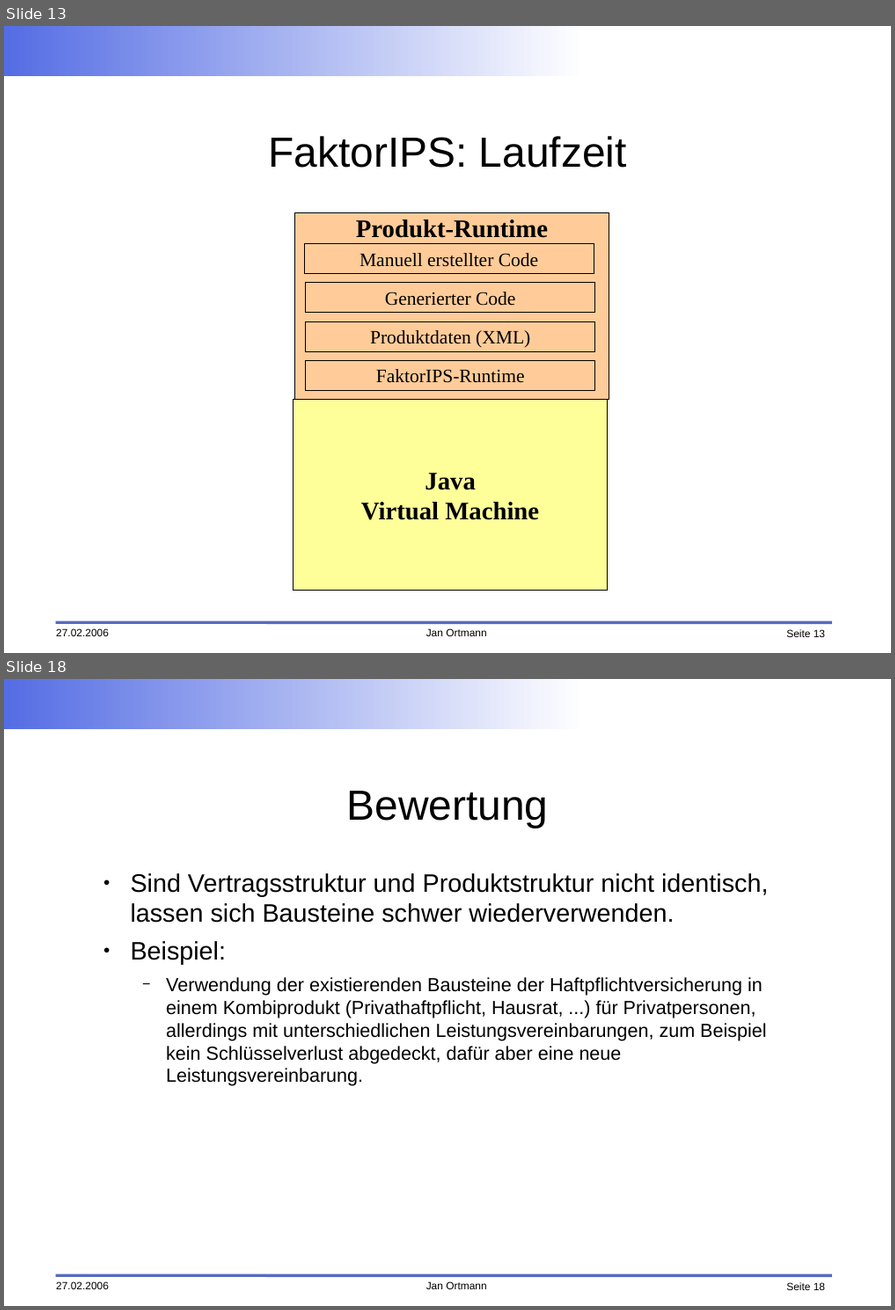
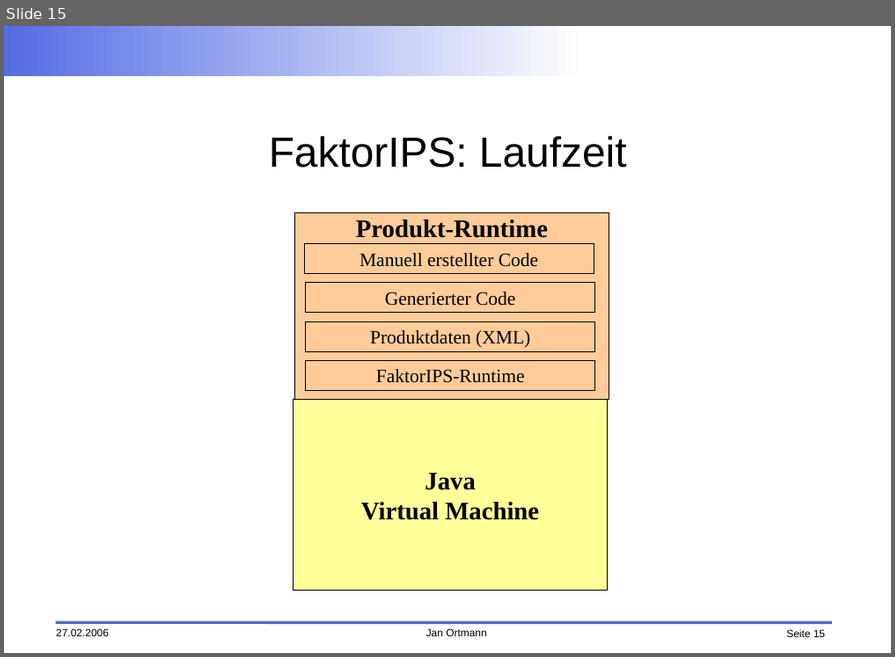
Before and after one commit to faktorips/faktorips.base, a slide deck: org.faktorips.doc/presentations/FaktorIPS-Grundlagen.odp. Shown one above the other, each under a label of ours: slides 13 and 18 before the commit, slide 15 after it; the slides between them are not shown. The pictures are 895x1310 and 895x657 pixels, drawn with LibreOffice and Linux fonts; fonts in the diff are those of the drawing; background and template pictures are left out. Boxes give left, top, right and bottom in pixels: in the first picture for what was removed or moved away, otherwise in the second. Text is boxed around its words. In the diff, an @@ line names an element or a change of style, - is before the commit and + after.

```diff
--- a/org.faktorips.doc/presentations/FaktorIPS-Grundlagen.odp
+++ b/org.faktorips.doc/presentations/FaktorIPS-Grundlagen.odp
@@ slide 18 removed at [4, 679, 891, 1306], background #FFFFFF; not listed: 5 template elements that a slide beside it also shows @@
@@ title removed at [347, 791, 549, 828] @@
-Bewertung
@@ text removed at [131, 873, 768, 1086] @@
-● Sind Vertragsstruktur und Produktstruktur nicht identisch, lassen sich Bausteine schwer wiederverwenden.
-● Beispiel:
-  − Verwendung der existierenden Bausteine der Haftpflichtversicherung in einem Kombiprodukt (Privathaftpflicht, Hausrat, ...) für Privatpersonen, allerdings mit unterschiedlichen Leistungsvereinbarungen, zum Beispiel kein Schlüsselverlust abgedeckt, dafür aber eine neue Leistungsvereinbarung.
@@ what was slide 13 is now slide 15 @@
@@ page number at [786, 630, 825, 638]: text changed @@
-Seite 13
+Seite 15
```
Also in this commit, not shown: 6 slides changed, 7 slides added, 5 other slides removed, 2 other files.
